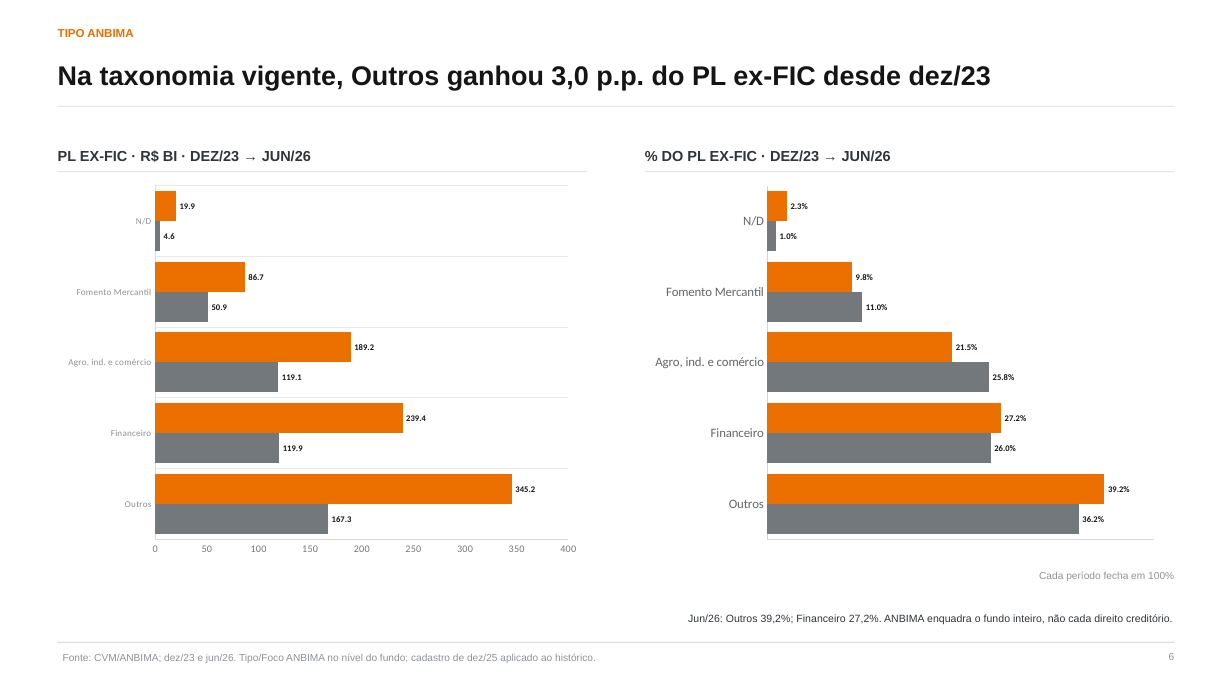
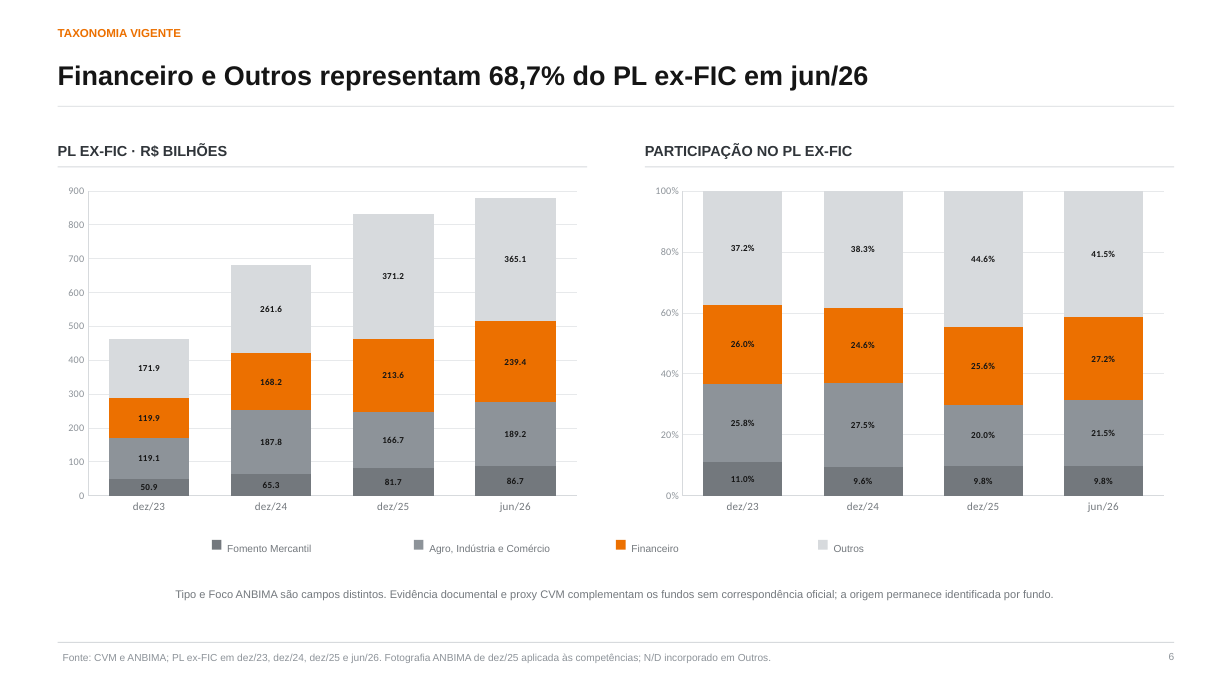
Before and after one commit to abalroar/fidc, a slide deck: slide 6 of data/industry_study/generated_revision/industry_executive_revised.pptx. Drawn at 1232x693 pixels with LibreOffice and Linux fonts; fonts in the diff are those of the drawing. Boxes give left, top, right and bottom in pixels: in the first picture for what was removed or moved away, otherwise in the second. Text is boxed around its words. In the diff, an @@ line names an element or a change of style, - is before the commit and + after.

Commit message:
Atualiza taxonomia ANBIMA para quatro competências (#111)
Atualiza a visualização setorial no site e o slide 6 do PPTX para dez/23, dez/24, dez/25 e jun/26, com N/D incorporado em Outros na camada editorial e preservado na cobertura auditável.

```diff
--- a/data/industry_study/generated_revision/industry_executive_revised.pptx
+++ b/data/industry_study/generated_revision/industry_executive_revised.pptx
@@ text at <box>58,29,181,37</box>: text changed @@
-TIPO ANBIMA
+TAXONOMIA VIGENTE
@@ text at <box>58,65,869,90</box>: text changed @@
-Na taxonomia vigente, Outros ganhou 3,0 p.p. do PL ex-FIC desde dez/23
+Financeiro e Outros representam 68,7% do PL ex-FIC em jun/26
@@ text at <box>58,145,227,157</box>: text changed @@
-PL EX-FIC · R$ BI · DEZ/23 → JUN/26
+PL EX-FIC · R$ BILHÕES
@@ text at <box>645,146,852,159</box>: text changed @@
-% DO PL EX-FIC · DEZ/23 → JUN/26
+PARTICIPAÇÃO NO PL EX-FIC
@@ rectangle: place and size @@
-rectangle at <box>57,171,587,172</box>
+rectangle at <box>57,166,587,167</box>
@@ bar chart at <box>57,178,587,520</box> @@
@@ bar chart to column stacked chart @@
-categories: Outros, Financeiro, Agro, ind. e comércio, Fomento Mercantil, N/D
+categories: dez/23, dez/24, dez/25, jun/26
-Series 1: 167.280186, 119.927605, 119.066503, 50.88905, 4.592959
+Series 1: 50.88905, 65.337767, 81.707539, 86.656564
@@ data labels of Series 1 changed @@
-Series 2: 345.190454, 239.368129, 189.237905, 86.656564, 19.922295
+Series 2: 119.066503, 187.838359, 166.667386, 189.237905
@@ colour of Series 2 #EC7000 to #8D9399 @@
@@ data labels of Series 2 changed @@
+Series 3: 119.927605, 168.159792, 213.62237, 239.368129
+Series 4: 171.873144, 261.561116, 371.220027, 365.112749
@@ category axis changed @@
@@ value axis changed @@
@@ bar spacing changed @@
@@ column stacked chart: place and size @@
-column stacked chart at <box>57,178,587,564</box>
+column stacked chart at <box>57,178,587,520</box>
@@ rectangle: place and size @@
-rectangle at <box>645,171,1175,172</box>
+rectangle at <box>645,166,1175,167</box>
@@ bar chart at <box>645,178,1175,520</box> @@
@@ bar chart to column stacked 100% chart @@
-categories: Outros, Financeiro, Agro, ind. e comércio, Fomento Mercantil, N/D
+categories: dez/23, dez/24, dez/25, jun/26
-Series 1: 0.362269, 0.259721, 0.257856, 0.110208, 0.009947
+Series 1: 0.110208, 0.095677, 0.098063, 0.098431
@@ data labels of Series 1 changed @@
-Series 2: 0.392095, 0.271893, 0.214951, 0.098431, 0.022629
+Series 2: 0.257856, 0.275061, 0.200029, 0.214951
@@ colour of Series 2 #EC7000 to #8D9399 @@
@@ data labels of Series 2 changed @@
+Series 3: 0.259721, 0.246245, 0.256383, 0.271893
+Series 4: 0.372216, 0.383017, 0.445526, 0.414724
@@ category axis changed @@
@@ value axis changed @@
@@ bar spacing changed @@
@@ column stacked 100% chart: place and size @@
-column stacked 100% chart at <box>645,178,1175,564</box>
+column stacked 100% chart at <box>645,178,1175,520</box>
@@ rectangle added at <box>212,540,221,549</box>, fill #73787D @@
@@ text added at <box>227,545,311,552</box>, 7.9 pt, text #73787D @@
+Fomento Mercantil
@@ rectangle added at <box>414,540,423,549</box>, fill #8D9399 @@
@@ text added at <box>429,545,550,554</box>, 7.9 pt, text #73787D @@
+Agro, Indústria e Comércio
@@ rectangle added at <box>616,540,626,549</box>, fill #EC7000 @@
@@ text added at <box>631,545,678,552</box>, 7.9 pt, text #73787D @@
+Financeiro
@@ rectangle removed at <box>732,542,1175,565</box> @@
@@ rectangle added at <box>818,540,827,549</box>, fill #D7DADD @@
@@ text added at <box>834,545,864,552</box>, 7.9 pt, text #73787D @@
+Outros
@@ text added at <box>175,590,1054,600</box>, 8.6 pt, text #73787D @@
+Tipo e Foco ANBIMA são campos distintos. Evidência documental e proxy CVM complementam os fundos sem correspondência oficial; a origem permanece identificada por fundo.
@@ text removed at <box>1039,572,1174,581</box> @@
-Cada período fecha em 100%
@@ text removed at <box>688,614,1172,624</box> @@
-Jun/26: Outros 39,2%; Financeiro 27,2%. ANBIMA enquadra o fundo inteiro, não cada direito creditório.
@@ text at <box>63,653,771,663</box>: text changed @@
-Fonte: CVM/ANBIMA; dez/23 e jun/26. Tipo/Foco ANBIMA no nível do fundo; cadastro de dez/25 aplicado ao histórico.
+Fonte: CVM e ANBIMA; PL ex-FIC em dez/23, dez/24, dez/25 e jun/26. Fotografia ANBIMA de dez/25 aplicada às competências; N/D incorporado em Outros.
```
Also in this commit, not shown: 21 other files.
